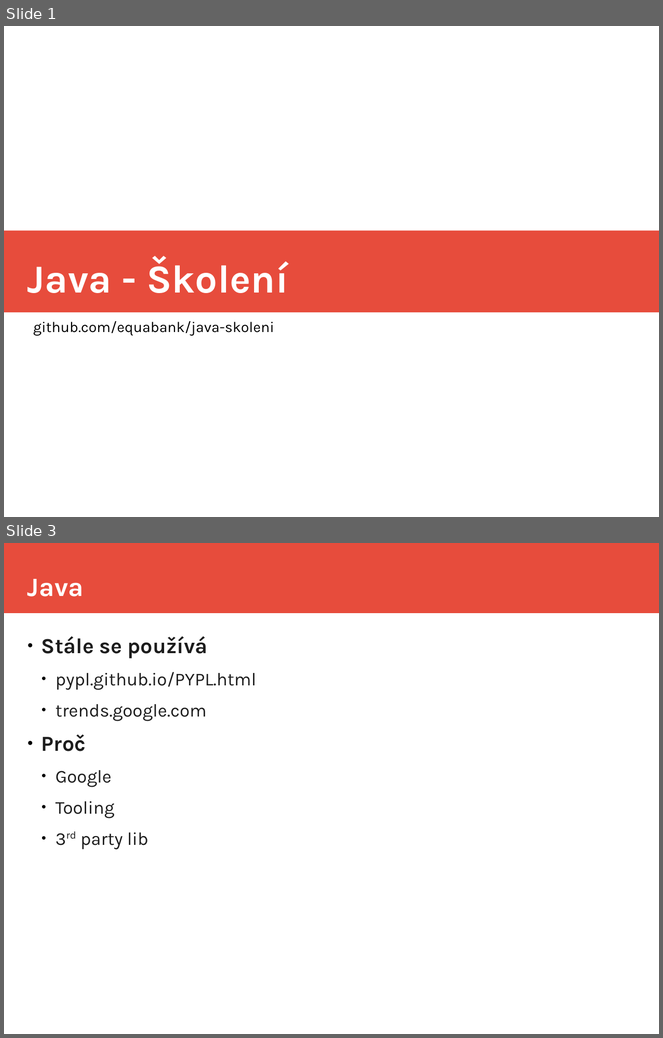
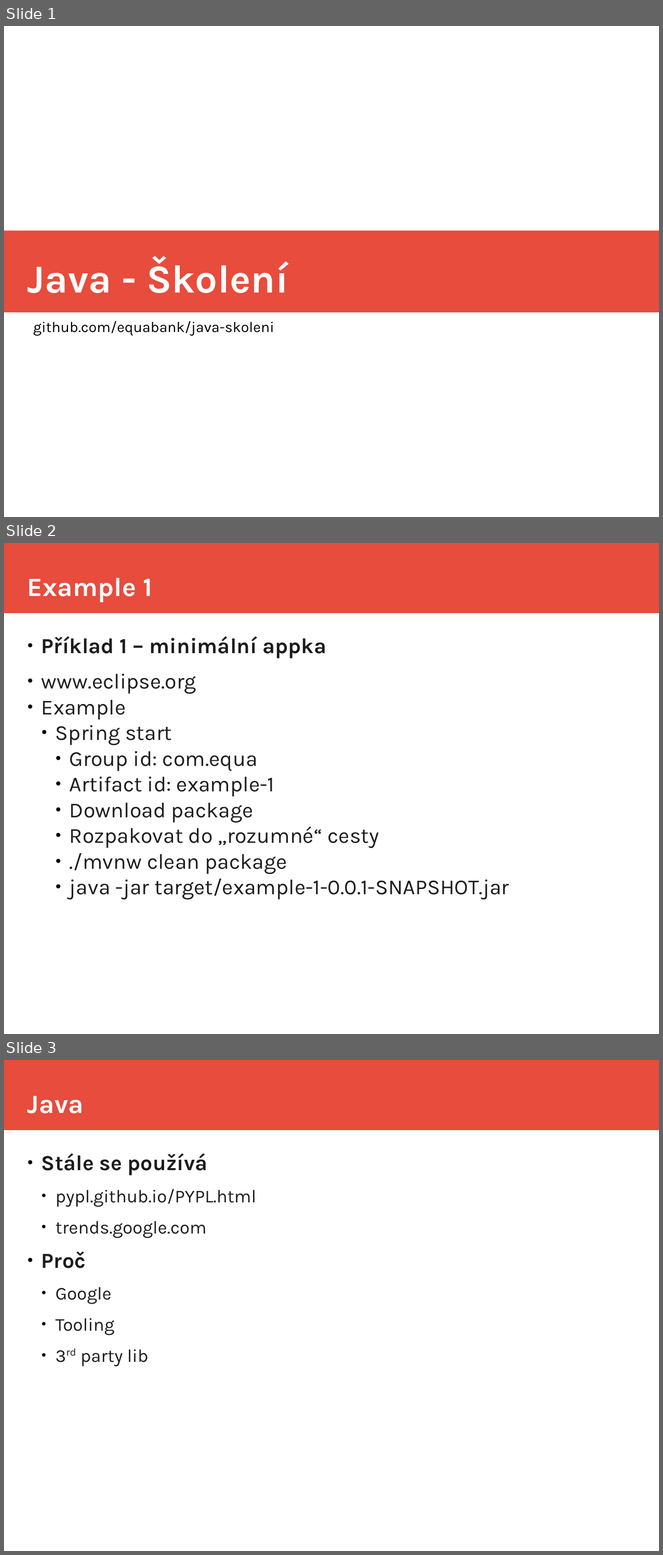
Before and after one commit to equabank/java-skoleni, a slide deck: v2/doc/prez.odp. Shown one above the other, each under a label of ours: slides 1 and 3 before the commit, slides 1, 2 and 3 after it; the slides between them are not shown. The pictures are 663x1038 and 663x1555 pixels, drawn with LibreOffice and Linux fonts; fonts in the diff are those of the drawing. Boxes give left, top, right and bottom in pixels: in the first picture for what was removed or moved away, otherwise in the second. Text is boxed around its words. In the diff, an @@ line names an element or a change of style, - is before the commit and + after.

Commit message:
example 1

```diff
--- a/v2/doc/prez.odp
+++ b/v2/doc/prez.odp
@@ slide 2 added at [4, 543, 659, 1034], background #FFFFFF; not listed: 1 template element that a slide beside it also shows @@
@@ title added at [27, 578, 152, 602], 32 pt, text #FFFFFF, bold @@
+Example 1
@@ subtitle added at [41, 636, 509, 900], 26 pt, text #1C1C1C @@
+● Příklad 1 – minimální appka
+● www.eclipse.org
+● Example
+  ● Spring start
+    ● Group id: com.equa
+    ● Artifact id: example-1
+    ● Download package
+    ● Rozpakovat do „rozumné“ cesty
+    ● ./mvnw clean package
+    ● java -jar target/example-1-0.0.1-SNAPSHOT.jar
```
Also in this commit, not shown: 1 slide removed, 7 other files.
